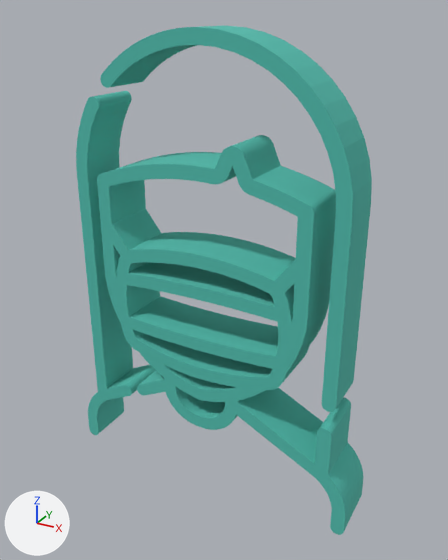
The glTF model justary27_s_portfolio/assets/models/CovBot.gltf as it was, and as the next commit left it.
Both versions are drawn from a camera (50 mm lens) standing at (4.95, -9.1, 4.33) and looking at (0.17, -0.42, -0.01). Every picture has the same lights, and +X, +Y and +Z are marked at lower left.
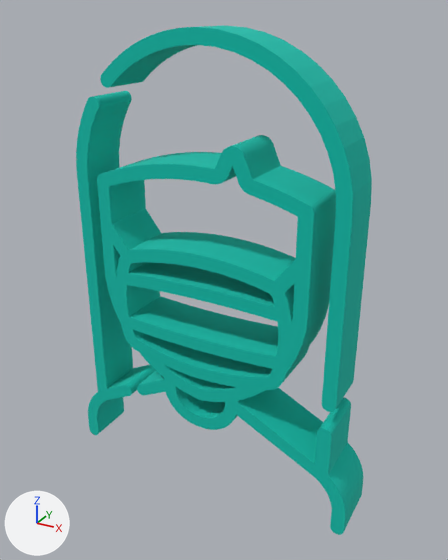
The change in detail:
Material 'Material_0' (mat_material_0) changes colour from cyan #53bfb0 to cyan #00c2af; in linear values from (0.0863, 0.522, 0.435) to (0.0, 0.541, 0.431).
Material 'Material_1' (mat_material_1) changes colour from cyan #53bfb0 to cyan #00c2af; in linear values from (0.0863, 0.522, 0.435) to (0.0, 0.541, 0.431).
Material 'Material_2' (mat_material_2) changes colour from cyan #53bfb0 to cyan #00c2af; in linear values from (0.0863, 0.522, 0.435) to (0.0, 0.541, 0.431).

Boxes [x1, y1, x2, y2] around the edits, measured in the pictures (448 x 560 px):
'Mesh_1', recoloured
    both: [97, 135, 363, 535]
'Mesh_2', recoloured
    both: [100, 25, 372, 412]
'Mesh_0', recoloured
    both: [76, 91, 156, 435]
